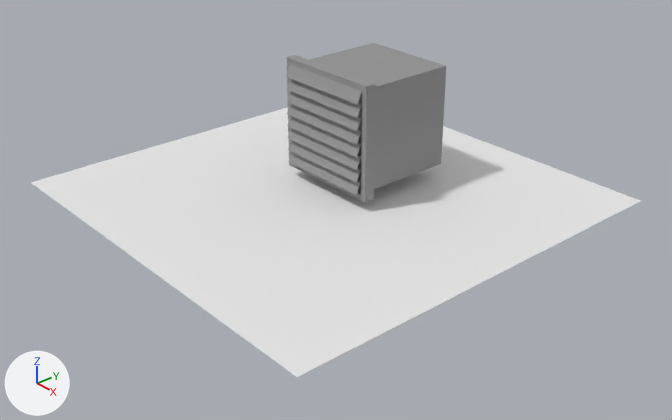
What one commit did to the Blender file Prototypes/Luefter/luefter.blend.
The view is the same before and after, from a 50 mm lens placed at (11.11, -9.52, 6.97), pointed at (0.51, -0.3, -0.07). The lights are fixed; the arrows at lower left show +X, +Y and +Z.
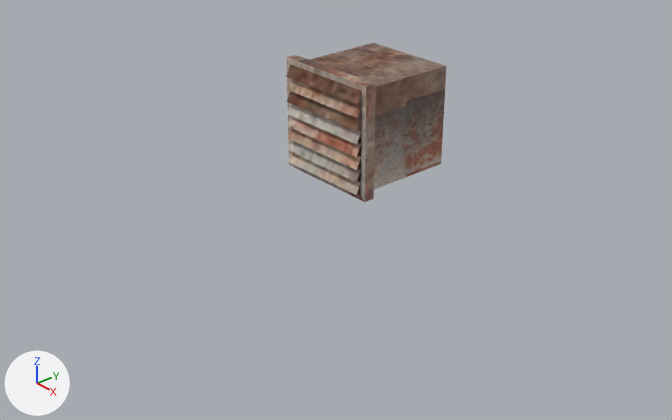
What the commit changed:
Picture 'luefterUV.png' (img_luefteruv_png) is new.
In material 'Material' (mat_material), base_color is no longer (0.311, 0.311, 0.311), grey #979797.
Material 'Material' (mat_material) is now built by principled_material('Material') instead of diffuse_material('Material').
In material 'Material' (mat_material), texture is now set to img_luefteruv_png.
me_cube has 58 vertices, 36 faces and spans x -1.0..1.0, y -0.2..1.83, z -1.0..1.0.
me_cube is used by ob_cube; location (0.0, 0.0, 1.2).
me_cube part 1: texture (UV) coordinates of 36 of 36 faces, centred in x -1.0..1.0, y -0.15..1.83, z -1.0..1.0, changed; they spanned u 0.02..0.98, v 0.02..0.84 and now span u 0.02..0.58, v 0.2..0.76.
Object 'Plane' (ob_plane) is now hidden.

Pixel boxes (x1, y1, x2, y2) of what changed, in the pictures (672 x 420 px):
'Plane', hidden: before (31, 107, 640, 377)
'Cube', surface changed (grey to brown): (286, 43, 446, 202) in both
